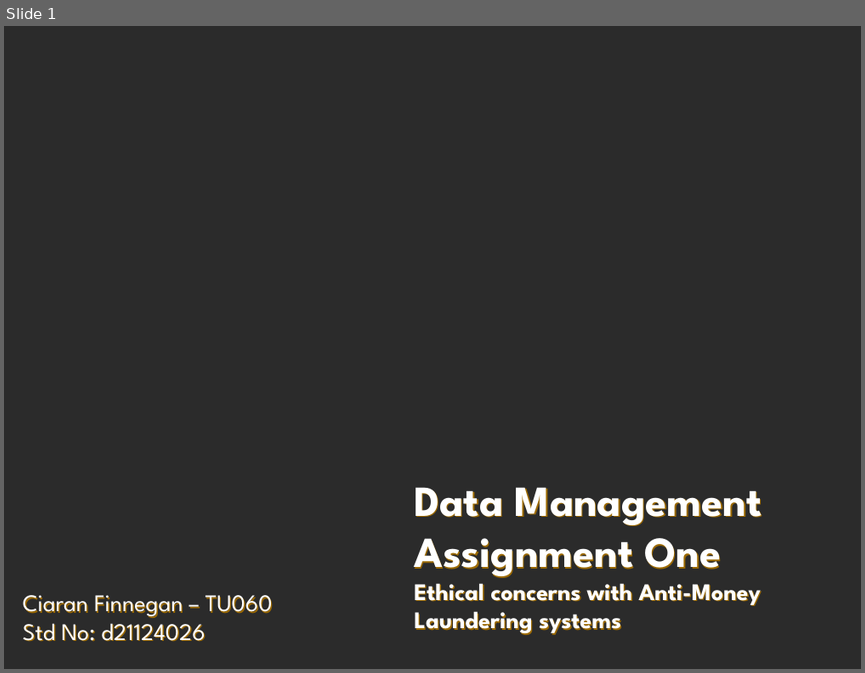
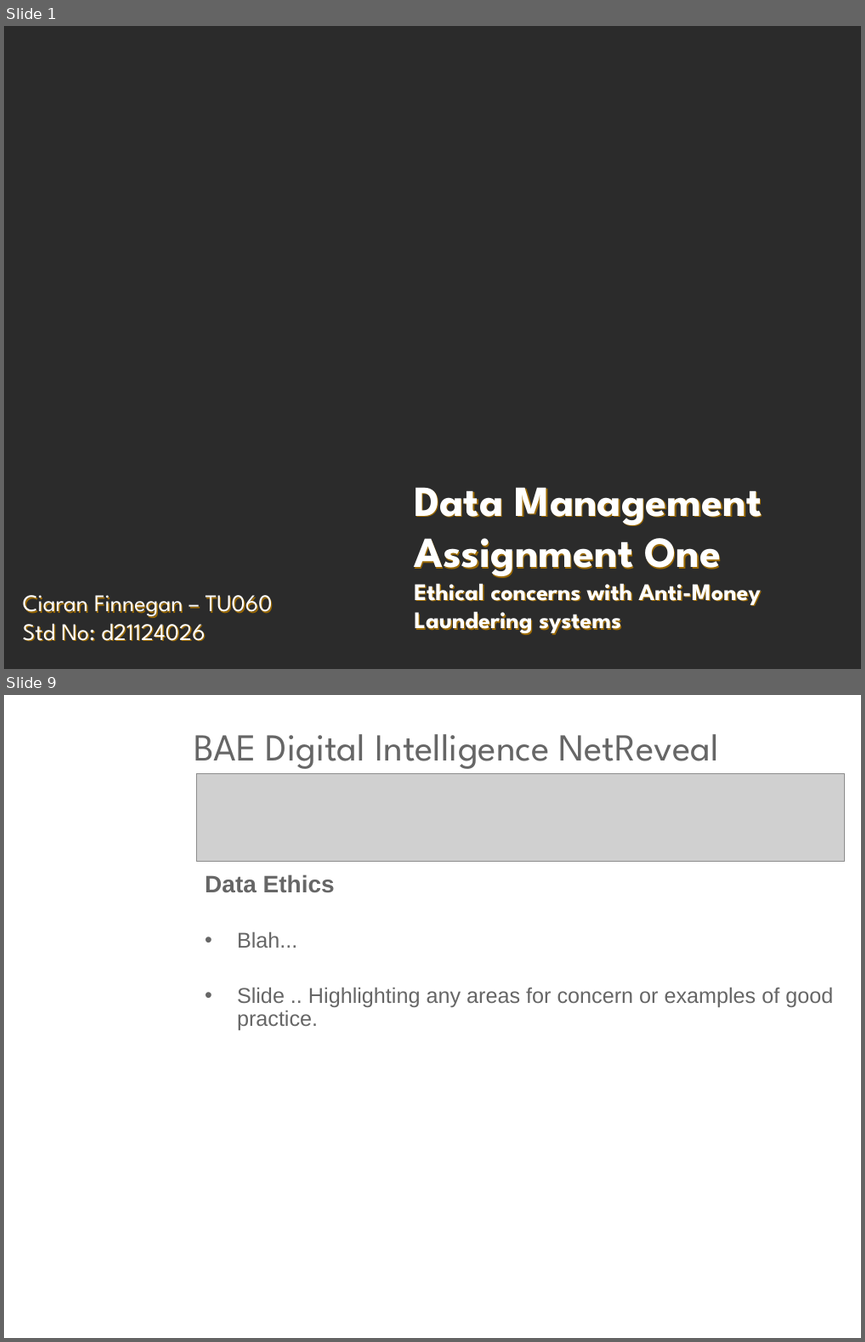
Before and after one commit to JackDaedalus/DataMgmtCA1, a slide deck: PPT_CA1/Data Management - CA1 - AML Ethics - Student Ciaran Finnegan d21124026 v1-1 200222.pptx. Shown one above the other, each under a label of ours: slide 1 before the commit, slides 1 and 9 after it; the slides between them are not shown. The pictures are 865x673 and 865x1342 pixels, drawn with LibreOffice and Linux fonts; fonts in the diff are those of the drawing; grey boxes stand for pictures; background and template pictures are left out; a plain dark background stands for a picture behind light text. Boxes give left, top, right and bottom in pixels: in the first picture for what was removed or moved away, otherwise in the second. Text is boxed around its words. In the diff, an @@ line names an element or a change of style, - is before the commit and + after.

```diff
--- a/PPT_CA1/Data Management - CA1 - AML Ethics - Student Ciaran Finnegan d21124026 v1-1 200222.pptx
+++ b/PPT_CA1/Data Management - CA1 - AML Ethics - Student Ciaran Finnegan d21124026 v1-1 200222.pptx
@@ slide 9 added at [4,695,861,1338], background picture (left out) @@
@@ title added at [194,734,719,769], 32 pt, text #666666 @@
+BAE Digital Intelligence NetReveal
@@ picture added at [196,774,844,862] @@
@@ text added at [205,874,833,1030], 18 pt, text #666666 @@
+Data Ethics
+• Blah...
+• Slide .. Highlighting any areas for concern or examples of good practice.
```
Also in this commit, not shown: 1 slide changed, 9 other slides added, 6 slides removed, 20 other files.
